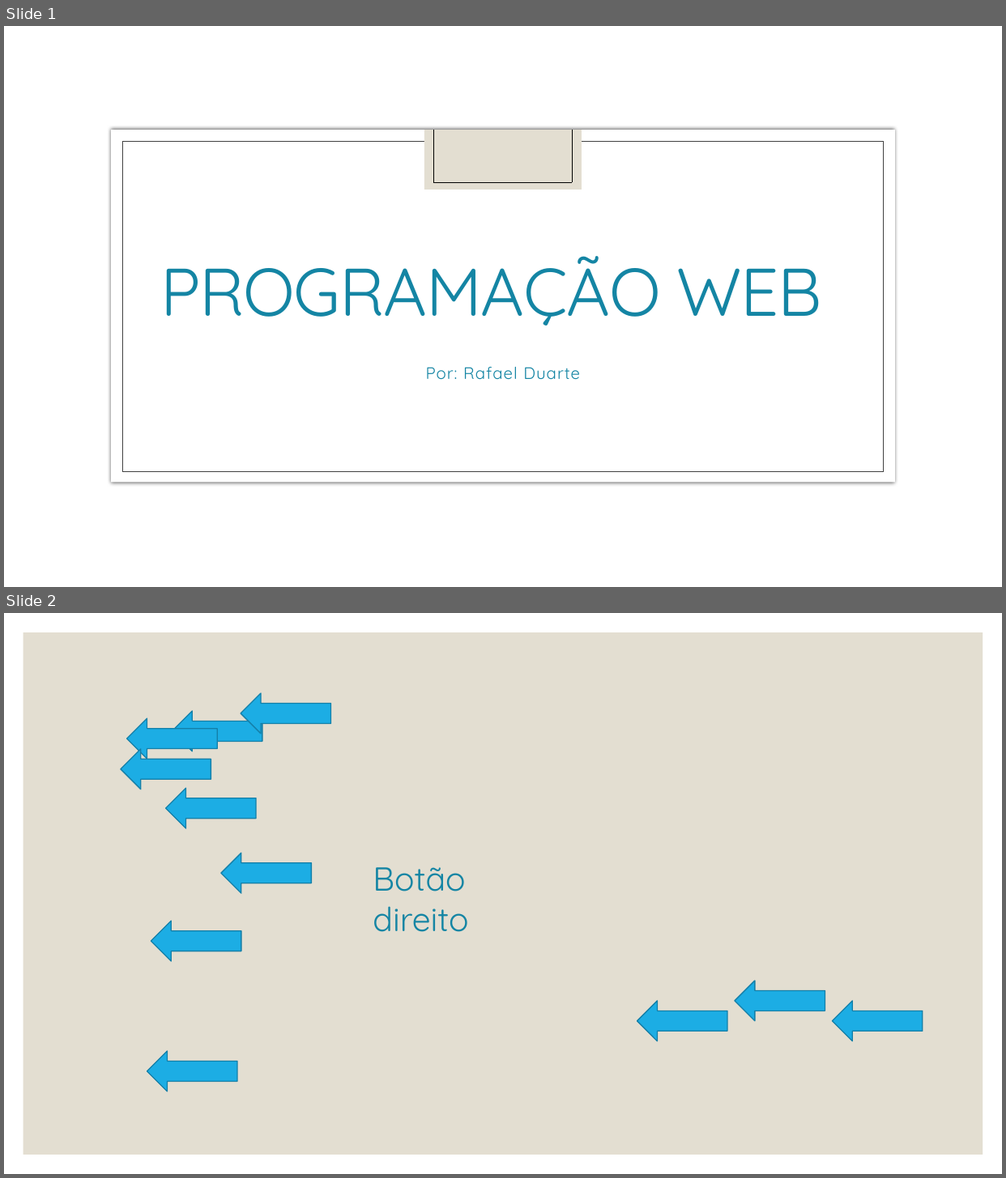
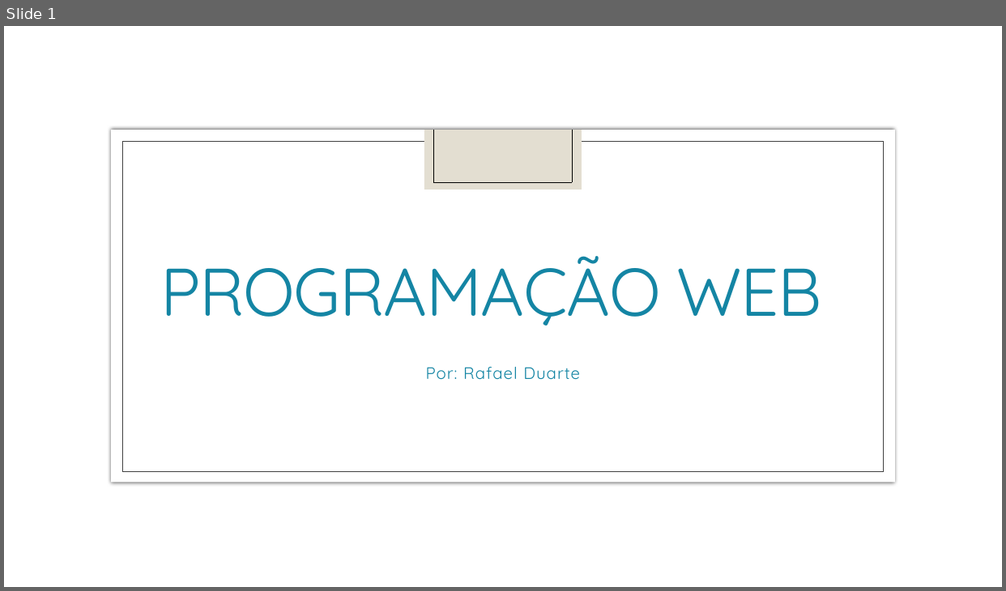
Before and after one commit to duarterafael/web-programming-classroom, a slide deck: classes/Aula 4-Arquitetura REST - Tipos de requests - Camada model e geração de banco de dados.pptx. Shown one above the other, each under a label of ours: slides 1 and 2 before the commit, slide 1 after it. The pictures are 1006x1178 and 1006x591 pixels, drawn with LibreOffice and Linux fonts; fonts in the diff are those of the drawing; background and template pictures are left out. Boxes give left, top, right and bottom in pixels: in the first picture for what was removed or moved away, otherwise in the second. Text is boxed around its words. In the diff, an @@ line names an element or a change of style, - is before the commit and + after.

```diff
--- a/classes/Aula 4-Arquitetura REST - Tipos de requests - Camada model e geração de banco de dados.pptx
+++ b/classes/Aula 4-Arquitetura REST - Tipos de requests - Camada model e geração de banco de dados.pptx
@@ slide 2 removed at [4,613,1002,1174], background picture (left out) @@
@@ rectangle removed at [23,632,983,1155] @@
@@ left arrow removed at [241,693,331,734] @@
@@ left arrow removed at [127,718,217,759] @@
@@ left arrow removed at [172,711,263,752] @@
@@ left arrow removed at [121,749,211,790] @@
@@ left arrow removed at [166,788,256,828] @@
@@ left arrow removed at [221,854,312,894] @@
@@ text removed at [373,867,468,932] @@
-Botão direito
@@ left arrow removed at [151,921,241,961] @@
@@ left arrow removed at [637,1001,728,1041] @@
@@ left arrow removed at [735,981,825,1021] @@
@@ left arrow removed at [833,1001,923,1041] @@
@@ left arrow removed at [147,1052,237,1093] @@
```
Also in this commit, not shown: 23 slides added, 1 other slide removed, 2 other files.
